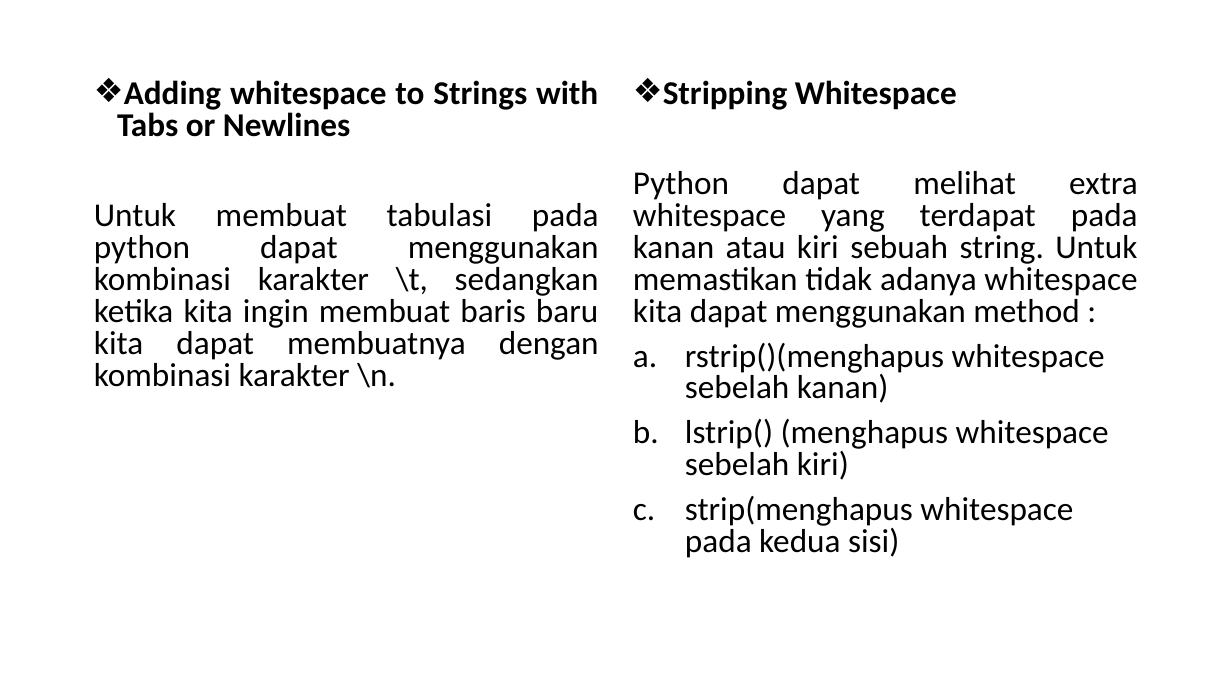
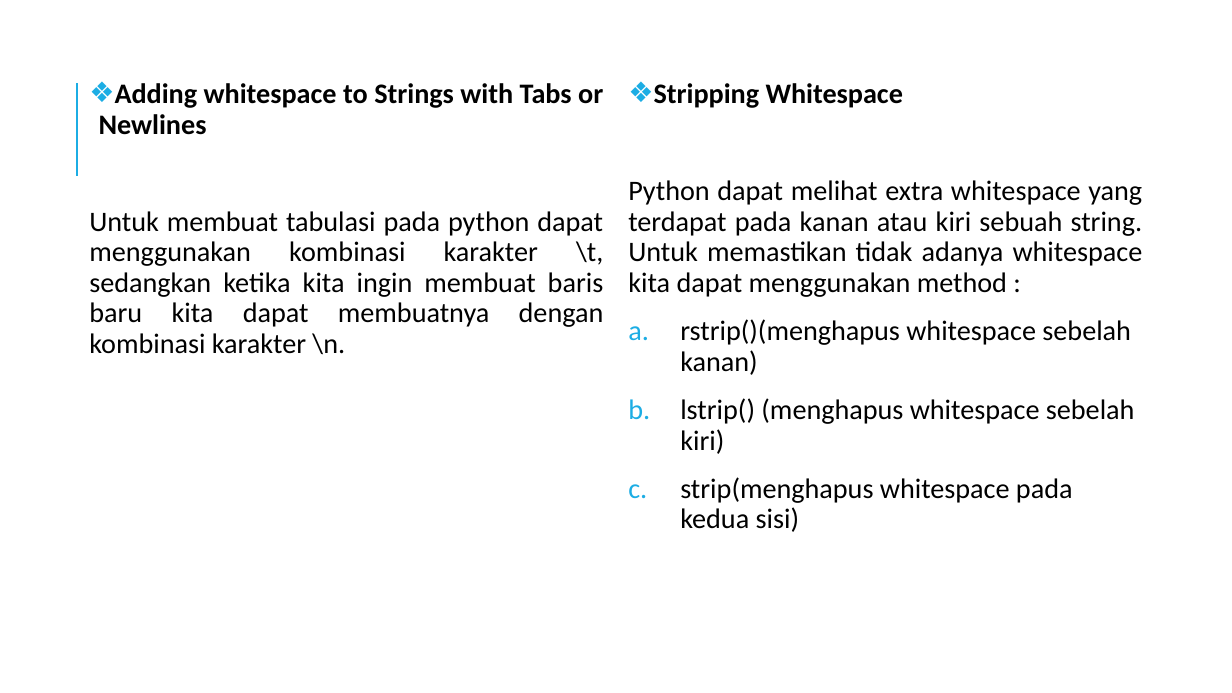
Before and after one commit to gunturadil/Deep-Learning_Guntur-Adil, a slide deck: slide 8 of Bahan ppt_Deep Learnin (dasar python)_Guntur Adil A.pptx (slide 7 before the commit). Drawn at 1232x693 pixels with LibreOffice and Linux fonts; fonts in the diff are those of the drawing. Boxes give left, top, right and bottom in pixels: in the first picture for what was removed or moved away, otherwise in the second. Text is boxed around its words. In the diff, an @@ line names an element or a change of style, - is before the commit and + after.

```diff
--- a/Bahan ppt_Deep Learnin (dasar python)_Guntur Adil A.pptx
+++ b/Bahan ppt_Deep Learnin (dasar python)_Guntur Adil A.pptx
@@ line added from (77, 176) to (77, 83), #1CADE4 1.5 pt @@
@@ text "Adding whitespace to Strings with ..." at (89,83,604,355): size 25.9 to 22 pt; indent changed; line spacing 0.8 to 0.9; more space between paragraphs @@
@@ text "Stripping Whitespace" at (628,83,1143,532): size 25.9 to 22 pt; indent changed; line spacing 0.8 to 0.9; more space between paragraphs @@
```
Also in this commit, not shown: 18 other slides changed, 9 slides added, 4 slides removed.
